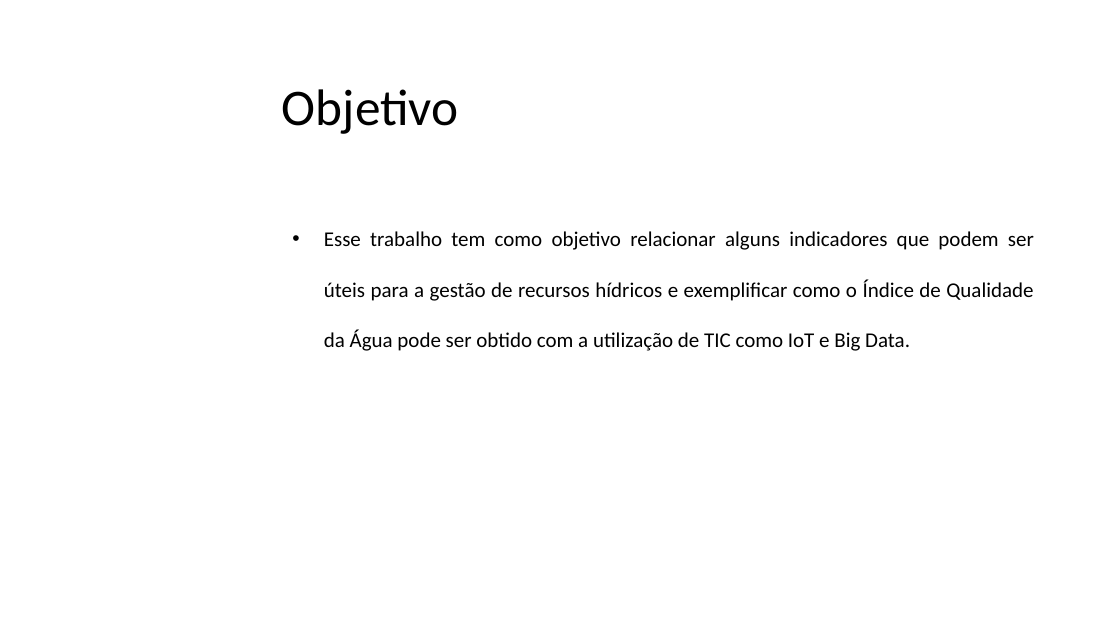
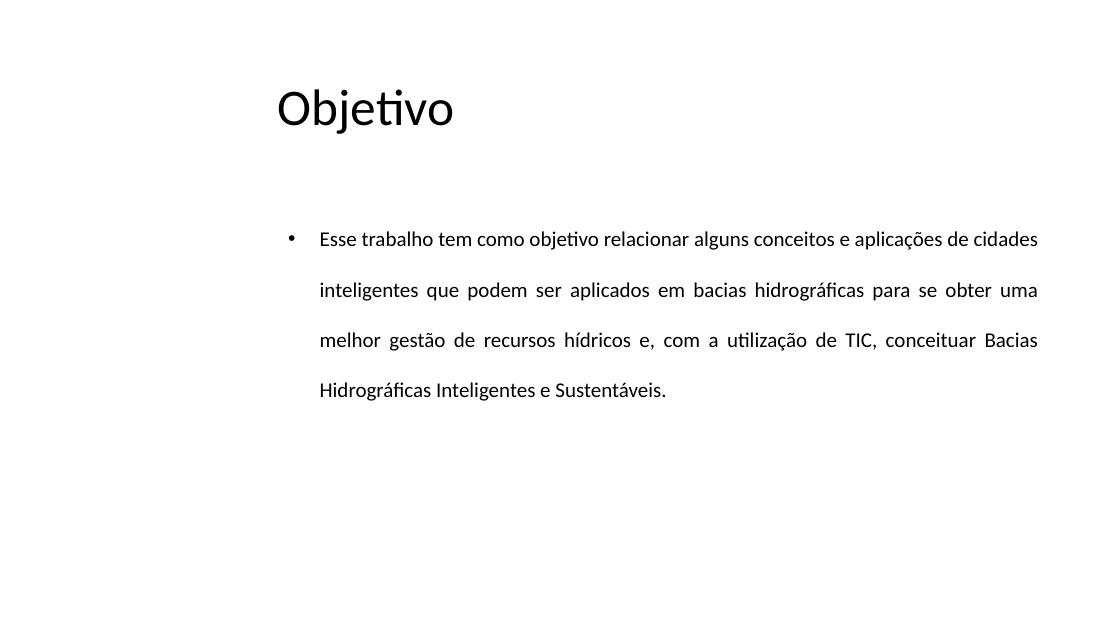
Before and after one commit to emiliobiasi/IniciacaoCientifica, a slide deck: slide 4 of RELATÓRIO FINAL E RESUMO/Emílio-apresentação_IC_IT .pptx. Drawn at 1120x630 pixels with LibreOffice and Linux fonts; fonts in the diff are those of the drawing; background and template pictures are left out. Boxes give left, top, right and bottom in pixels: in the first picture for what was removed or moved away, otherwise in the second. Text is boxed around its words. In the diff, an @@ line names an element or a change of style, - is before the commit and + after.

```diff
--- a/RELATÓRIO FINAL E RESUMO/Emílio-apresentação_IC_IT .pptx
+++ b/RELATÓRIO FINAL E RESUMO/Emílio-apresentação_IC_IT .pptx
@@ title "Objetivo": place and size @@
-title "Objetivo" at (282, 89, 459, 134)
+title "Objetivo" at (278, 89, 455, 134)
@@ text at (320, 231, 1038, 401): text changed @@
-• Esse trabalho tem como objetivo relacionar alguns indicadores que podem ser úteis para a gestão de recursos hídricos e exemplificar como o Índice de Qualidade da Água pode ser obtido com a utilização de TIC como IoT e Big Data.
+• Esse trabalho tem como objetivo relacionar alguns conceitos e aplicações de cidades inteligentes que podem ser aplicados em bacias hidrográficas para se obter uma melhor gestão de recursos hídricos e, com a utilização de TIC, conceituar Bacias Hidrográficas Inteligentes e Sustentáveis.
```
Also in this commit, not shown: 6 other slides changed, 15 slides added, 18 slides removed, 1 other file.
